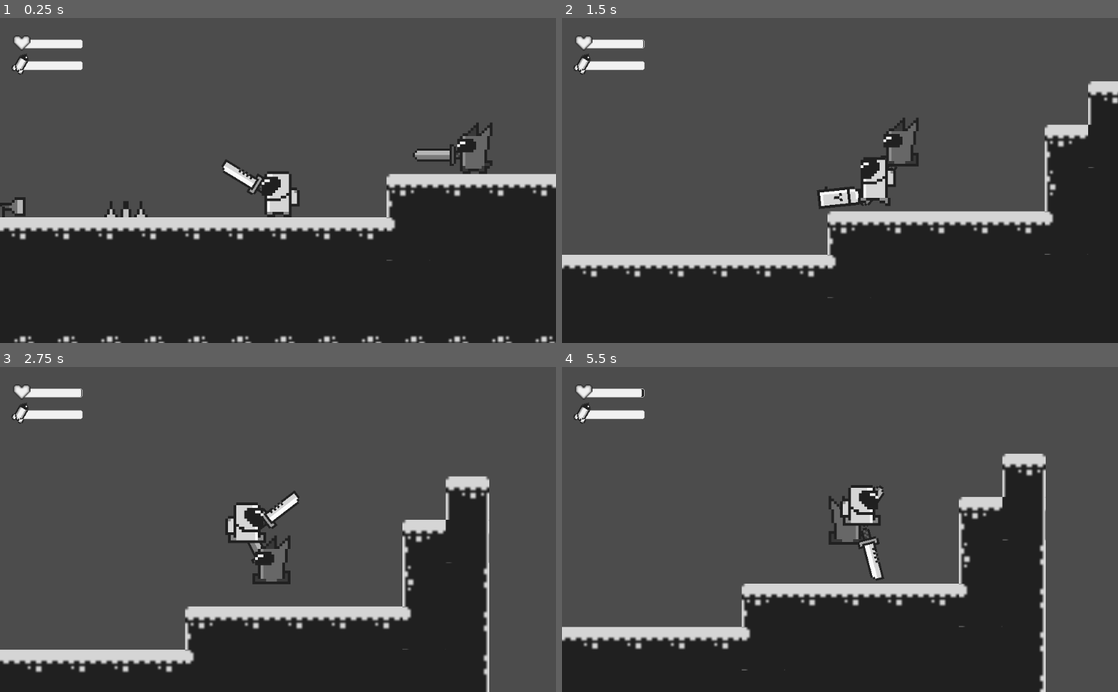
Above: before the commit, frames 1-4 (two rows, left to right).
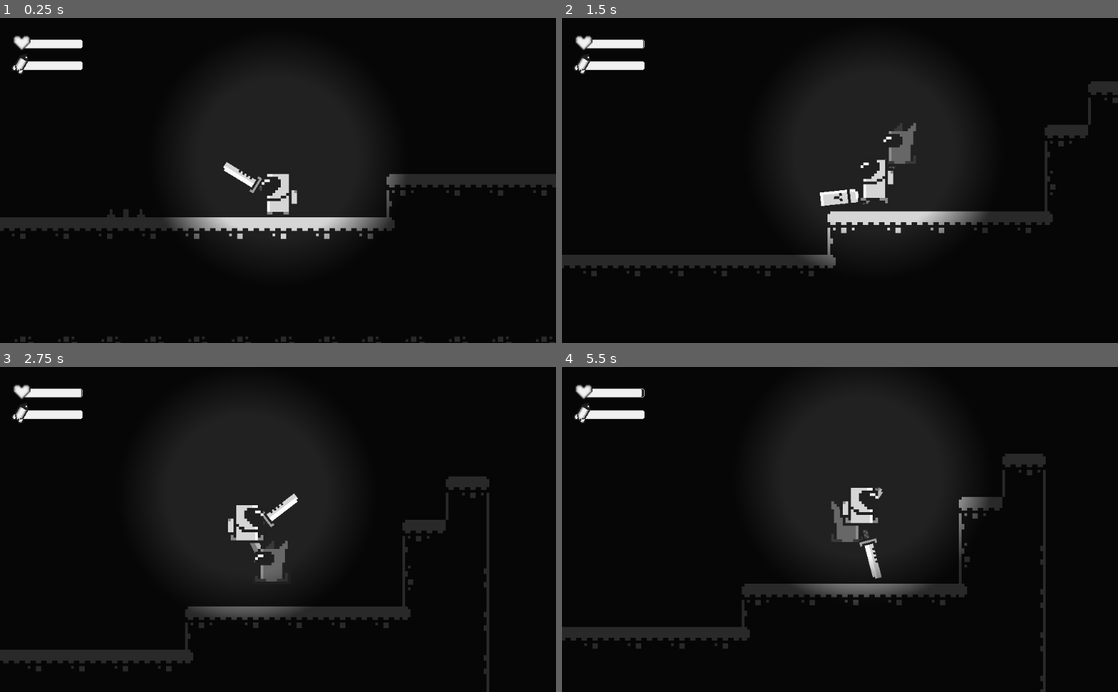
Above: after the commit, the same moments.

Repository: fahri-r/godot-secondproject
Game: Godot game, scene res://World.tscn
Same seed, same stepped clock (60 frames per second), same inputs: the game is played once before the commit and once after it.
Inputs (mouse positions are in pixels of both pictures, inside the frame that each line leads up to):
- Up to frame 1 (0.25 s): no input
- Up to frame 2 (1.5 s): move the mouse to (962, 164) at 0.52 s; hold D (move_right) from 0.53 s (still down); click (962, 164) at 0.6 s; tap W (jump) at 0.77, 1.07 s; tap 2 (gun) at 0.8, 1.35 s; move the mouse to (728, 196) at 1.27 s
- Up to frame 3 (2.75 s): tap W (jump) at 1.52, 1.82, 2.3 s; tap 1 (sword) at 1.55, 2.1 s; move the mouse to (333, 458) at 2.02 s; release D (move_right) at 2.03 s; hold A (move_left) from 2.03 s (still down)
- Up to frame 4 (5.5 s): move the mouse to (812, 594) at 2.77 s; release A (move_left) at 2.78 s; hold D (move_right) 2.78-4.28 s; tap W (jump) at 2.85, 3.02, 3.32, 3.77, 4.07, 4.52, 4.82, 5.3 s; click (812, 594) at 3.05 s; move the mouse to (1006, 578) at 3.52 s; click (1006, 578) at 3.6 s; tap 2 (gun) at 3.8, 4.35 s; move the mouse to (673, 480) at 4.27 s; hold A (move_left) 4.28-5.03 s; tap 1 (sword) at 4.55, 5.1 s; move the mouse to (867, 529) at 5.02 s; hold D (move_right) from 5.03 s (still down)

The runs differ from the first frame. In frame 1, 93% of the frame differs, in the area x 0-100%, y 0-100%; in frame 2, 93%; in frame 3, 97%; in frame 4, 97%.

Commit message:
Add Lighting System

Diff:
--- a/World.gd
+++ b/World.gd
@@ -1,3 +1,6 @@
 extends Node2D
 
 const MainInstances = preload("res://MainInstances.tres")
+
+func _ready():
+	Input.set_mouse_mode(Input.MOUSE_MODE_HIDDEN)
--- a/World.tscn
+++ b/World.tscn
@@ -1,8 +1,8 @@
-[gd_scene load_steps=61 format=2]
+[gd_scene load_steps=62 format=2]
 
 [ext_resource path="res://actor/enemy/Enemy.tscn" type="PackedScene" id=1]
 [ext_resource path="res://actor/spike/Spike.tscn" type="PackedScene" id=2]
-[ext_resource path="res://tilemap.png" type="Texture" id=3]
+[ext_resource path="res://level/tilemap.png" type="Texture" id=3]
 [ext_resource path="res://actor/player/Player.tscn" type="PackedScene" id=4]
 [ext_resource path="res://actor/tank/Tank.tscn" type="PackedScene" id=5]
 [ext_resource path="res://hud/MissileCoolDown.gd" type="Script" id=6]
@@ -10,6 +10,7 @@
 [ext_resource path="res://hud/PlayerStats.gd" type="Script" id=8]
 [ext_resource path="res://hud/health.png" type="Texture" id=9]
 [ext_resource path="res://weapon/Bullet/missile.png" type="Texture" id=10]
+[ext_resource path="res://background.png" type="Texture" id=11]
 
 [sub_resource type="ConvexPolygonShape2D" id=1]
 points = PoolVector2Array( 0, 0, 16, 0, 16, 16, 0, 16 )
@@ -487,6 +488,13 @@
 [node name="World" type="Node2D"]
 script = ExtResource( 7 )
 
+[node name="Sprite" type="Sprite" parent="."]
+self_modulate = Color( 0.235294, 0.235294, 0.235294, 1 )
+show_behind_parent = true
+position = Vector2( 140, 20 )
+scale = Vector2( 3.1875, 2.6875 )
+texture = ExtResource( 11 )
+
 [node name="TileMap" type="TileMap" parent="."]
 tile_set = SubResource( 48 )
 cell_size = Vector2( 16, 16 )
@@ -557,3 +565,6 @@
 __meta__ = {
 "_edit_use_anchors_": false
 }
+
+[node name="CanvasModulate" type="CanvasModulate" parent="."]
+color = Color( 0.196078, 0.196078, 0.196078, 1 )
--- a/actor/enemy/Enemy.gd
+++ b/actor/enemy/Enemy.gd
@@ -1,4 +1,7 @@
 extends Actor
+
+signal enemy_died
+signal enemy_ready
 
 const HEALTHBAR_TIMER = 1.2
 
@@ -9,14 +12,15 @@
 var target = null
 
 onready var animation = $AnimationPlayer
-onready var sword = $Sword
 onready var floor_detector = $Sprite/FloorDetector
 onready var sprite = $Sprite
 onready var visibility_notifier = $VisibilityNotifier2D
 onready var healthbar = $HealthBar
+onready var sword = $Sword
 
 func _ready():
 	MAXSPEED = 20
+	emit_signal("enemy_ready", sprite.material)
 
 
 func find_target():
@@ -72,24 +76,25 @@
 	sprite.scale.x = sign(target_position.x)
 
 func died():
-	if hp <= 0:
-		jump()
-		set_collision_layer_bit(4, false)
-		set_collision_mask_bit(3, false)
+	emit_signal("enemy_died")
+	target = null
 
-		if !visibility_notifier.is_on_screen():
-			queue_free()
+	sprite.material = null
+
+	jump()
+	set_collision_layer_bit(4, false)
+	set_collision_mask_bit(3, false)
+
+	if !visibility_notifier.is_on_screen():
+		queue_free()
 
 
 func _on_PlayerDetector_body_entered(body):
 	target = body
-	sword.set_process(true)
 
 
 func _on_PlayerDetector_body_exited(_body):
 	target = null
-	sword.set_process(false)
-
 
 func _on_HitBox_hit(damage):
 	hp -= damage
--- a/actor/enemy/Enemy.tscn
+++ b/actor/enemy/Enemy.tscn
@@ -6,6 +6,7 @@
 [ext_resource path="res://actor/enemy/enemy.png" type="Texture" id=4]
 [ext_resource path="res://box/HitBox.tscn" type="PackedScene" id=5]
 [ext_resource path="res://hud/EnemyStats.tscn" type="PackedScene" id=6]
+[ext_resource path="res://effect/light/light_only.tres" type="Material" id=8]
 
 [sub_resource type="CapsuleShape2D" id=1]
 radius = 5.0
@@ -15,7 +16,6 @@
 radius = 33.1361
 
 [sub_resource type="Animation" id=3]
-resource_name = "idle"
 length = 0.6
 loop = true
 step = 0.15
@@ -33,7 +33,6 @@
 }
 
 [sub_resource type="Animation" id=4]
-resource_name = "jump"
 length = 0.001
 tracks/0/type = "value"
 tracks/0/path = NodePath("Sprite:frame")
@@ -49,7 +48,6 @@
 }
 
 [sub_resource type="Animation" id=5]
-resource_name = "run"
 length = 0.5
 loop = true
 tracks/0/type = "value"
@@ -78,6 +76,7 @@
 script = ExtResource( 3 )
 
 [node name="Sprite" type="Sprite" parent="."]
+material = ExtResource( 8 )
 scale = Vector2( -1, 1 )
 texture = ExtResource( 4 )
 hframes = 9
@@ -92,10 +91,12 @@
 position = Vector2( -2.27374e-13, 4 )
 
 [node name="CollisionShape2D" type="CollisionShape2D" parent="."]
+visible = false
 position = Vector2( 0, 2 )
 shape = SubResource( 1 )
 
 [node name="PlayerDetector" type="Area2D" parent="."]
+visible = false
 collision_layer = 0
 
 [node name="CollisionShape2D" type="CollisionShape2D" parent="PlayerDetector"]
@@ -121,6 +122,7 @@
 margin_bottom = 4.0
 
 [node name="VisibilityNotifier2D" type="VisibilityNotifier2D" parent="."]
+visible = false
 position = Vector2( -0.5, 1.5 )
 scale = Vector2( 0.65, 0.95 )
 [connection signal="body_entered" from="PlayerDetector" to="." method="_on_PlayerDetector_body_entered"]
--- a/actor/player/Player.tscn
+++ b/actor/player/Player.tscn
@@ -1,10 +1,11 @@
-[gd_scene load_steps=12 format=2]
+[gd_scene load_steps=13 format=2]
 
 [ext_resource path="res://actor/player/player.png" type="Texture" id=1]
 [ext_resource path="res://actor/player/Player.gd" type="Script" id=2]
 [ext_resource path="res://weapon/PlayerSword.tscn" type="PackedScene" id=3]
 [ext_resource path="res://actor/player/PlayerState.gd" type="Script" id=4]
 [ext_resource path="res://box/HitBox.tscn" type="PackedScene" id=5]
+[ext_resource path="res://effect/light/basic_circle.png" type="Texture" id=6]
 
 [sub_resource type="CapsuleShape2D" id=1]
 radius = 5.0
@@ -95,6 +96,13 @@
 collision_mask = 2147483724
 script = ExtResource( 2 )
 
+[node name="Light2D" type="Light2D" parent="."]
+position = Vector2( 0, -11 )
+texture = ExtResource( 6 )
+texture_scale = 1.5
+mode = 2
+shadow_enabled = true
+
 [node name="PlayerState" type="Node2D" parent="."]
 script = ExtResource( 4 )
 
--- a/actor/tank/Tank.gd
+++ b/actor/tank/Tank.gd
@@ -13,9 +13,11 @@
 onready var muzzle = $Gun/Position2D
 onready var fire_timer = $FireTimer
 onready var healthbar = $HealthBar
+onready var body_sprite = $Sprite
+onready var gun_sprite = $Gun/Sprite
 
 func _process(_delta):
-	if target:
+	if target and !hp <= 0:
 			find_target()
 			weapon_attack()
 
@@ -37,6 +39,9 @@
 		fire_timer.start()
 
 func died():
+	gun_sprite.material = null
+	body_sprite.material = null
+	yield(get_tree().create_timer(1),"timeout")
 	queue_free()
 
 
--- a/actor/tank/Tank.tscn
+++ b/actor/tank/Tank.tscn
@@ -1,10 +1,11 @@
-[gd_scene load_steps=8 format=2]
+[gd_scene load_steps=9 format=2]
 
 [ext_resource path="res://actor/tank/Tank.gd" type="Script" id=1]
 [ext_resource path="res://actor/tank/tank.png" type="Texture" id=2]
 [ext_resource path="res://actor/tank/tank-gun.png" type="Texture" id=3]
 [ext_resource path="res://box/HitBox.tscn" type="PackedScene" id=4]
 [ext_resource path="res://hud/EnemyStats.tscn" type="PackedScene" id=5]
+[ext_resource path="res://effect/light/light_only.tres" type="Material" id=6]
 
 [sub_resource type="CapsuleShape2D" id=1]
 radius = 5.0
@@ -20,6 +21,7 @@
 position = Vector2( 0, 3 )
 
 [node name="Sprite" type="Sprite" parent="Gun"]
+material = ExtResource( 6 )
 position = Vector2( 9, 0 )
 texture = ExtResource( 3 )
 
@@ -27,6 +29,7 @@
 position = Vector2( 14, 0 )
 
 [node name="Sprite" type="Sprite" parent="."]
+material = ExtResource( 6 )
 texture = ExtResource( 2 )
 
 [node name="TargetDetector" type="Area2D" parent="."]
--- /dev/null
+++ b/effect/light/light_only.tres
@@ -0,0 +1,4 @@
+[gd_resource type="CanvasItemMaterial" format=2]
+
+[resource]
+light_mode = 2
--- a/project.godot
+++ b/project.godot
@@ -34,6 +34,7 @@
 
 config/name="SecondProject"
 run/main_scene="res://World.tscn"
+boot_splash/bg_color=Color( 0.141176, 0.141176, 0.141176, 1 )
 config/icon="res://icon.png"
 
 [input]
--- a/weapon/EnemySword.gd
+++ b/weapon/EnemySword.gd
@@ -3,15 +3,18 @@
 onready var timer = $Timer
 onready var animation_player = $AnimationPlayer
 onready var sword_collision = $Sprite/DamageBox/CollisionShape2D
+onready var sprite = $Sprite
 
 func _ready():
-	set_process(false)
+	get_parent().connect("enemy_died", self, "on_enemy_died")
+	get_parent().connect("enemy_ready", self, "on_enemy_ready")
 
 
 func _process(_delta):
-	check_weapon_attack()
-	weapon_rotation()
-	weapon_attack()
+	if get_parent().target:
+		check_weapon_attack()
+		weapon_rotation()
+		weapon_attack()
 
 
 func weapon_rotation():
@@ -30,3 +33,11 @@
 		sword_collision.disabled = false
 	else:
 		sword_collision.disabled = true
+
+
+func on_enemy_died():
+	sprite.material = null
+
+
+func on_enemy_ready(material):
+	sprite.material = material
Not shown: 1 places in actor/enemy/Enemy.tscn that only renumber resources
Not shown: 2 places in actor/spike/Spike.tscn that only renumber resources
Binary file added: background.png
Not shown, added: background.png.import
Binary file added: effect/light/basic_circle.png
Not shown, added: effect/light/basic_circle.png.import
Renamed: tilemap.png -> level/tilemap.png
Not shown, added: level/tilemap.png.import
Not shown, removed: actor/player/Player.tscn.depren
